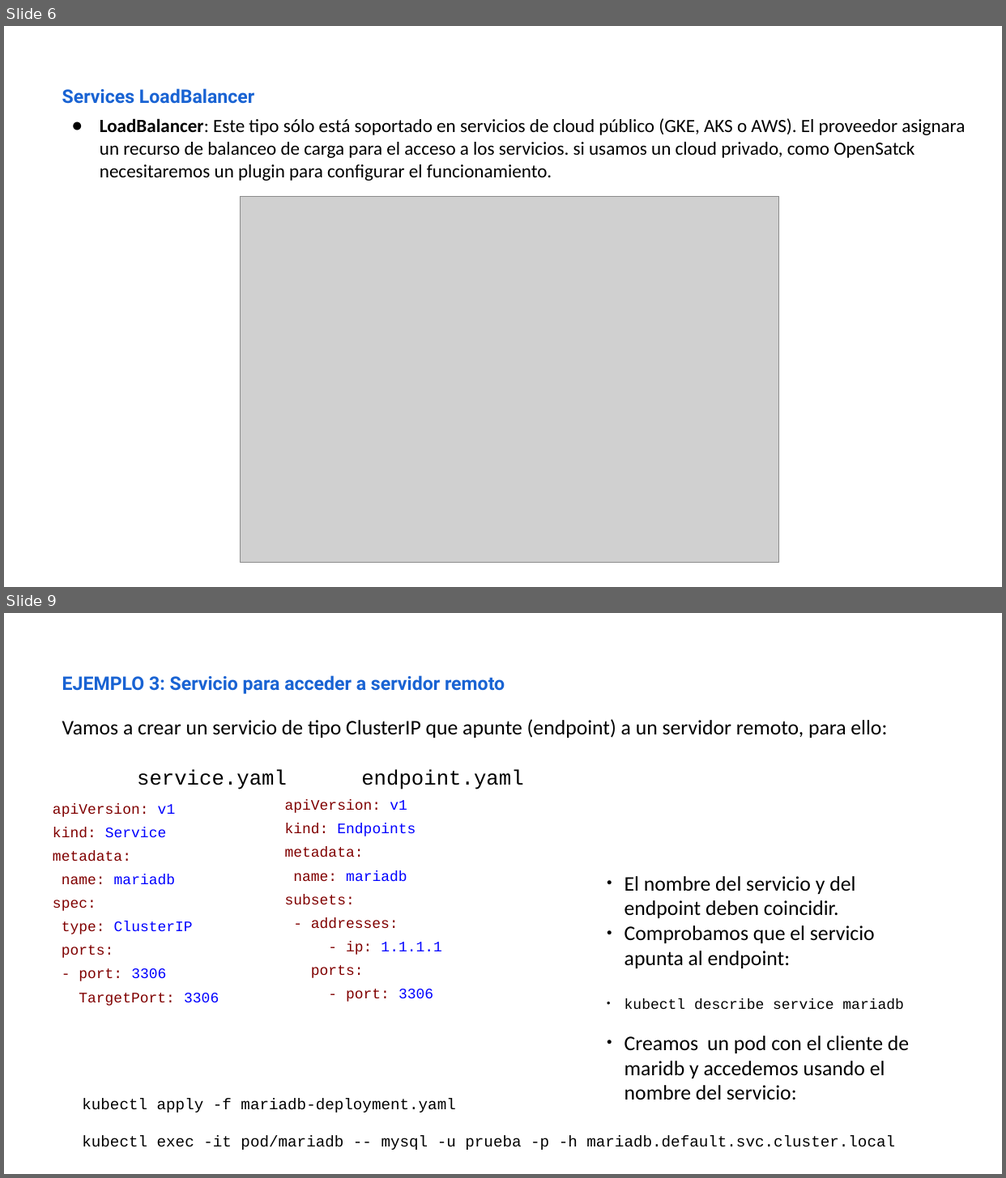
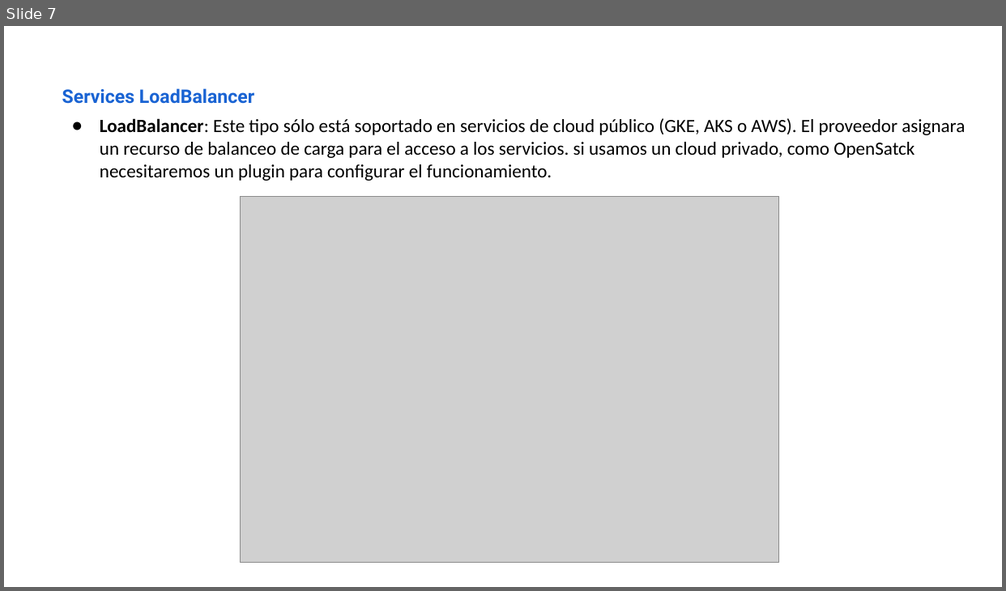
Before and after one commit to iesgn/kubernetes-storm, a slide deck: unidad3/presentacion_unidad3-2.odp. Shown one above the other, each under a label of ours: slides 6 and 9 before the commit, slide 7 after it; the slides between them are not shown. The pictures are 1006x1178 and 1006x591 pixels, drawn with LibreOffice and Linux fonts; fonts in the diff are those of the drawing; grey boxes stand for pictures. Boxes give left, top, right and bottom in pixels: in the first picture for what was removed or moved away, otherwise in the second. Text is boxed around its words. In the diff, an @@ line names an element or a change of style, - is before the commit and + after.

```diff
--- a/unidad3/presentacion_unidad3-2.odp
+++ b/unidad3/presentacion_unidad3-2.odp
@@ slide 9 removed at (x1=4, y1=613, x2=1002, y2=1174), background #FFFFFF @@
@@ text removed at (x1=62, y1=675, x2=505, y2=694) @@
-EJEMPLO 3: Servicio para acceder a servidor remoto
@@ text removed at (x1=62, y1=719, x2=887, y2=790) @@
-Vamos a crear un servicio de tipo ClusterIP que apunte (endpoint) a un servidor remoto, para ello:
-service.yaml endpoint.yaml
@@ text removed at (x1=53, y1=803, x2=219, y2=1006) @@
-apiVersion: v1
-kind: Service
-metadata:
-name: mariadb
-spec:
-type: ClusterIP
-ports:
-- port: 3306
-TargetPort: 3306
@@ text removed at (x1=285, y1=800, x2=442, y2=1002) @@
-apiVersion: v1
-kind: Endpoints
-metadata:
-name: mariadb
-subsets:
-- addresses:
-- ip: 1.1.1.1
-ports:
-- port: 3306
@@ text removed at (x1=624, y1=876, x2=909, y2=1101) @@
-● El nombre del servicio y del endpoint deben coincidir.
-● Comprobamos que el servicio apunta al endpoint:
-● kubectl describe service mariadb
-● Creamos un pod con el cliente de maridb y accedemos usando el nombre del servicio:
@@ text removed at (x1=82, y1=1098, x2=895, y2=1150) @@
-kubectl apply -f mariadb-deployment.yaml
-kubectl exec -it pod/mariadb -- mysql -u prueba -p -h mariadb.default.svc.cluster.local
@@ what was slide 6 is now slide 7 @@
```
Also in this commit, not shown: 6 slides changed, 1 slide added, 3 other files.
